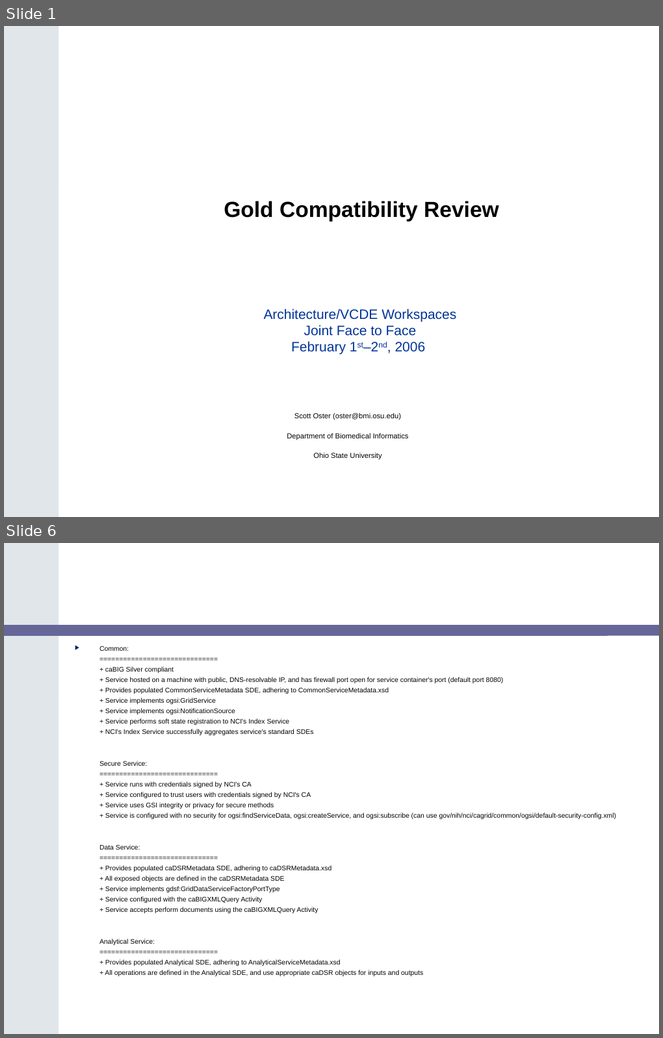
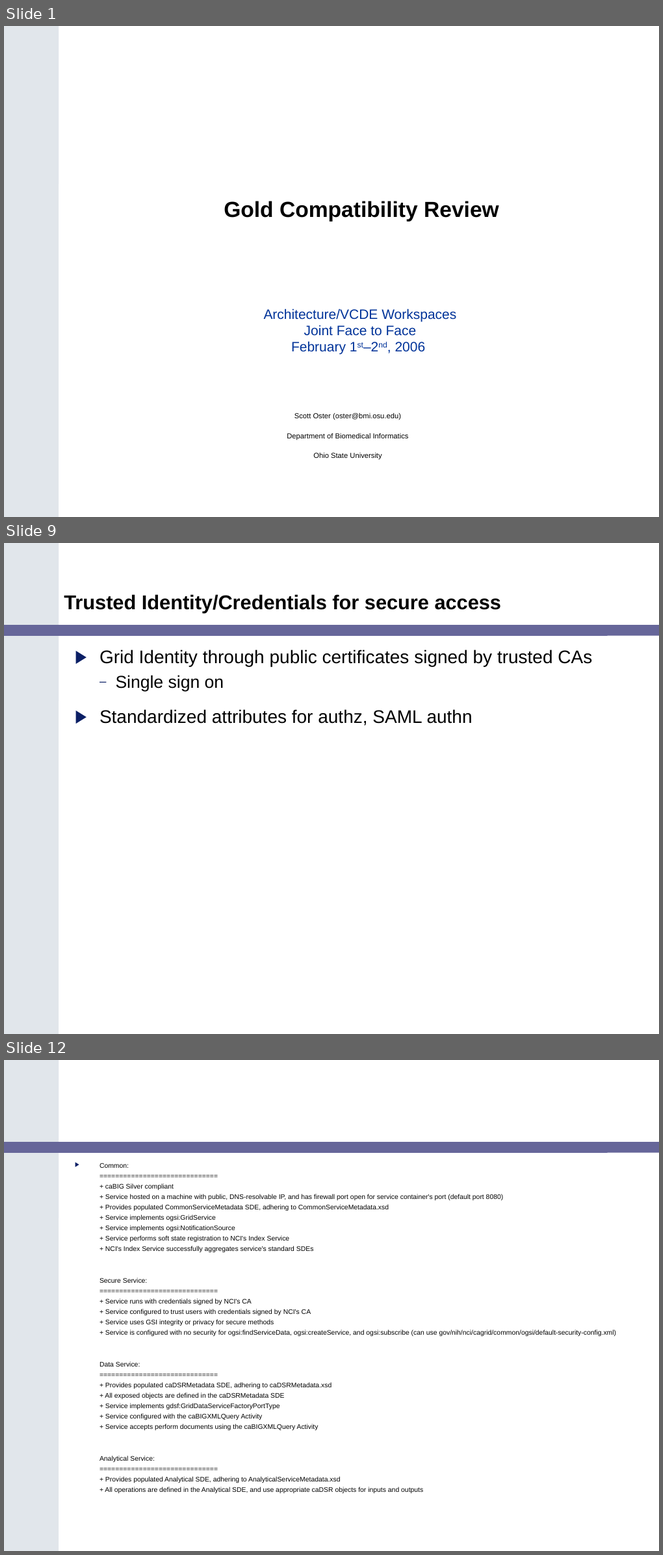
Before and after one commit to NCIP/cagrid-portal, a slide deck: cagrid-1-0/Documentation/presentations/200602_VCDE_ARCH/Gold_Review_Arch_VCDE_Feb1.ppt. Shown one above the other, each under a label of ours: slides 1 and 6 before the commit, slides 1, 9 and 12 after it; the slides between them are not shown. The pictures are 663x1038 and 663x1555 pixels, drawn with LibreOffice and Linux fonts; fonts in the diff are those of the drawing; background and template pictures are left out. Boxes give left, top, right and bottom in pixels: in the first picture for what was removed or moved away, otherwise in the second. Text is boxed around its words. In the diff, an @@ line names an element or a change of style, - is before the commit and + after.

```diff
--- a/cagrid-1-0/Documentation/presentations/200602_VCDE_ARCH/Gold_Review_Arch_VCDE_Feb1.ppt
+++ b/cagrid-1-0/Documentation/presentations/200602_VCDE_ARCH/Gold_Review_Arch_VCDE_Feb1.ppt
@@ slide 9 added at [4,543,659,1034], background #FFFFFF; not listed: 2 template elements that a slide beside it also shows @@
@@ title added at [64,594,502,613], 22 pt, text #000000, bold @@
+Trusted Identity/Credentials for secure access
@@ text added at [100,650,592,726], 20 pt, text #000000 @@
+▶ Grid Identity through public certificates signed by trusted CAs
+  – Single sign on
+▶ Standardized attributes for authz, SAML authn
@@ what was slide 6 is now slide 12 @@
```
Also in this commit, not shown: 9 other slides added, 3 slides removed.
